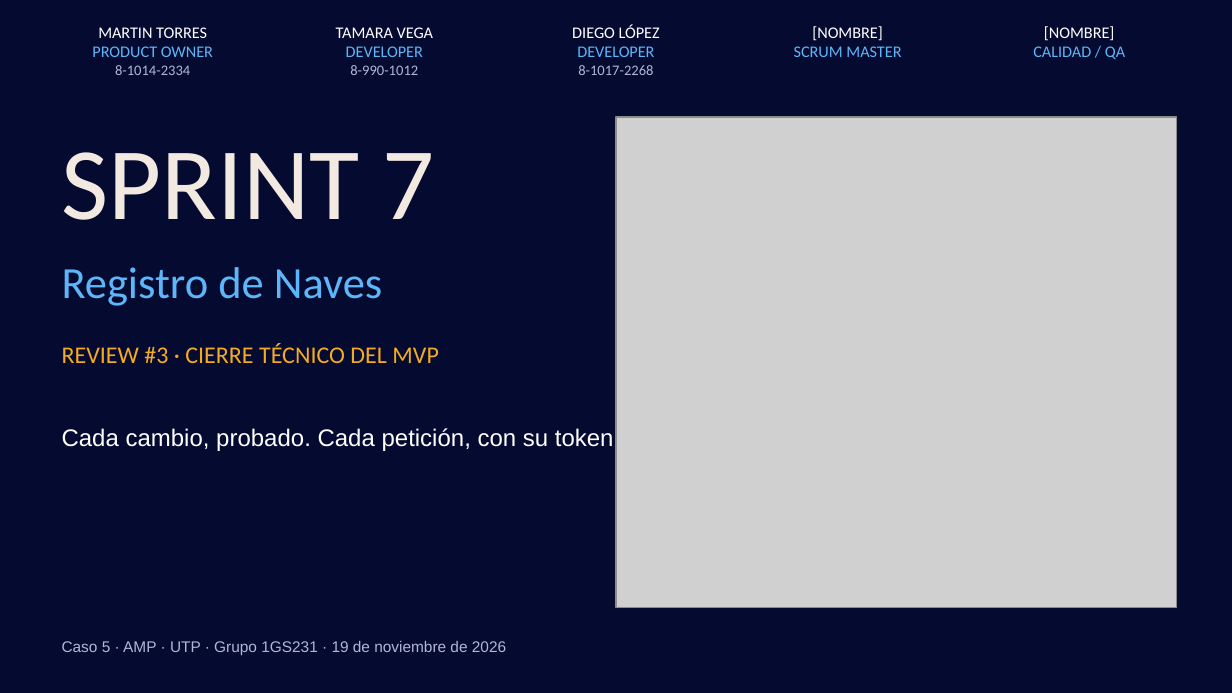
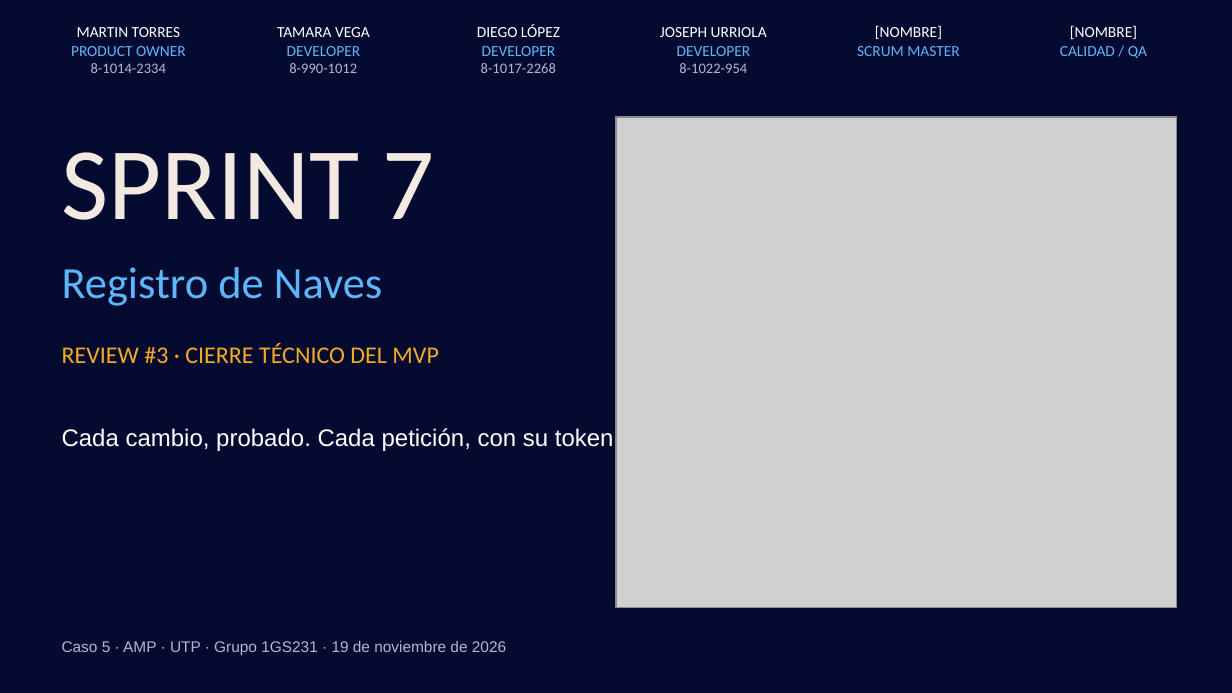
Before and after one commit to torres-martin/registro-maritimo-digital, a slide deck: slide 1 of docs/Sprint7-RegistroNaves.pptx. Drawn at 1232x693 pixels with LibreOffice and Linux fonts; fonts in the diff are those of the drawing; grey boxes stand for pictures. Boxes give left, top, right and bottom in pixels: in the first picture for what was removed or moved away, otherwise in the second. Text is boxed around its words. In the diff, an @@ line names an element or a change of style, - is before the commit and + after.

```diff
--- a/docs/Sprint7-RegistroNaves.pptx
+++ b/docs/Sprint7-RegistroNaves.pptx
@@ text at bbox=[71, 27, 186, 56]: size 9.5 to 9 pt in "MARTIN TORRES", "PRODUCT OWNER" @@
@@ text "TAMARA VEGA": place and size @@
-text "TAMARA VEGA" at bbox=[336, 27, 434, 75]
+text "TAMARA VEGA" at bbox=[277, 27, 370, 73]
@@ text at bbox=[277, 27, 370, 56]: size 9.5 to 9 pt in "TAMARA VEGA", "DEVELOPER" @@
@@ text "DIEGO LÓPEZ": place and size @@
-text "DIEGO LÓPEZ" at bbox=[572, 25, 660, 75]
+text "DIEGO LÓPEZ" at bbox=[477, 24, 560, 73]
@@ text at bbox=[477, 24, 560, 56]: size 9.5 to 9 pt in "DIEGO LÓPEZ", "DEVELOPER" @@
@@ text added at bbox=[660, 27, 767, 73], 9 pt, text #FFFFFF @@
+JOSEPH URRIOLA
+DEVELOPER
+8-1022-954
@@ text "[NOMBRE]" at bbox=[857, 26, 960, 56]: size 9.5 to 9 pt @@
@@ text "[NOMBRE]": place and size @@
-text "[NOMBRE]" at bbox=[794, 26, 901, 57]
+text "[NOMBRE]" at bbox=[857, 26, 960, 56]
@@ text "[NOMBRE]": place and size @@
-text "[NOMBRE]" at bbox=[1033, 26, 1125, 59]
+text "[NOMBRE]" at bbox=[1060, 26, 1147, 58]
@@ text "[NOMBRE]" at bbox=[1060, 26, 1147, 58]: size 9.5 to 9 pt @@
```
Also in this commit, not shown: 5 other slides changed, 1 slide added, 5 other files.
